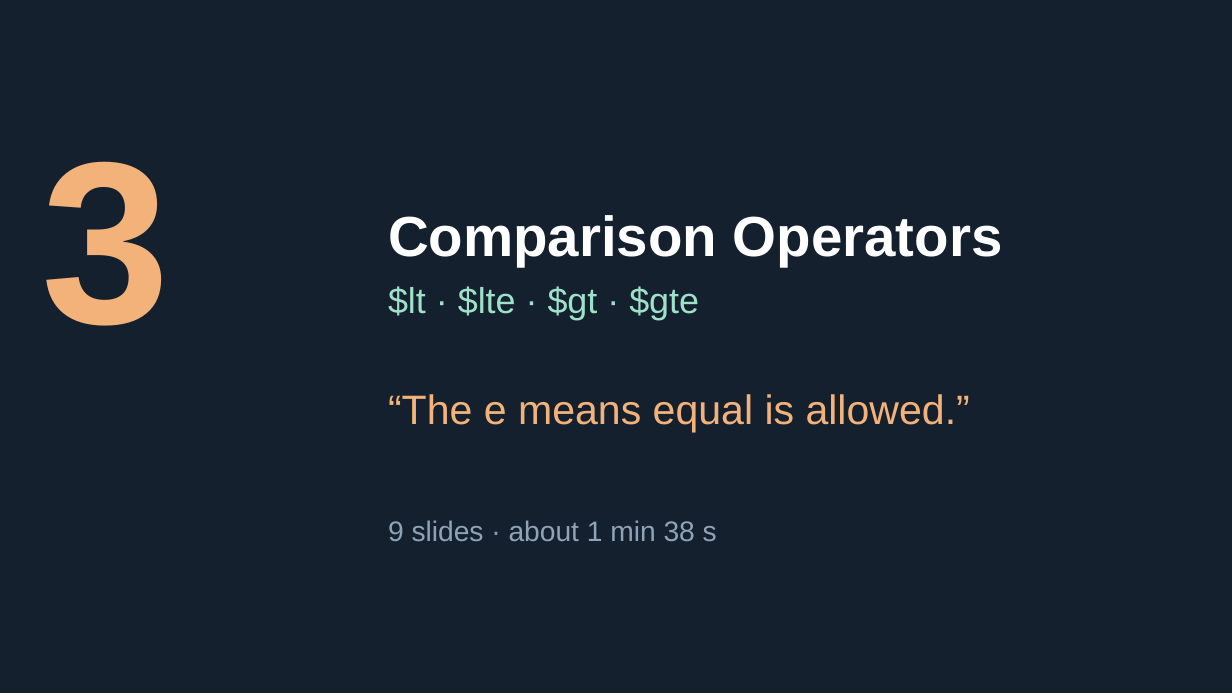
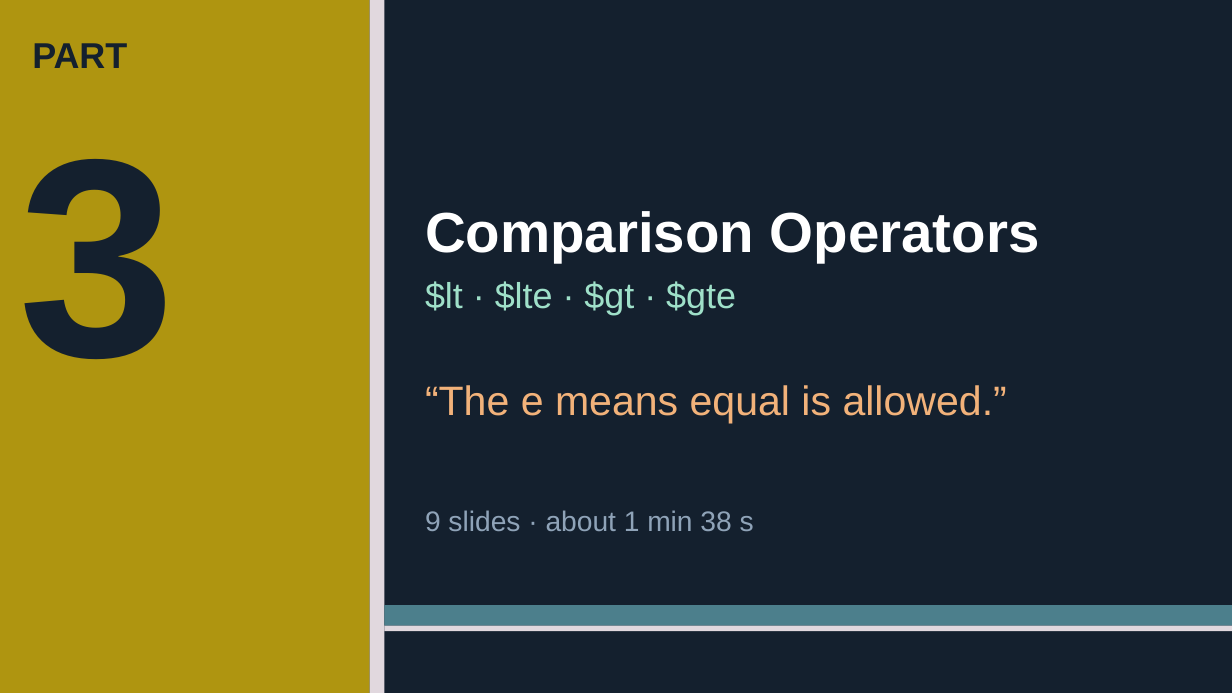
Before and after one commit to Tiredicey/ADBS, a slide deck: slide 40 of 02_GROUP_DECK/ADBS_GROUP_DECK.pptx. Drawn at 1232x693 pixels with LibreOffice and Linux fonts; fonts in the diff are those of the drawing. Boxes give left, top, right and bottom in pixels: in the first picture for what was removed or moved away, otherwise in the second. Text is boxed around its words. In the diff, an @@ line names an element or a change of style, - is before the commit and + after.

Commit message:
Bebop-style part dividers: flat colour blocks measured from the uploaded opening (contrast-checked); reference teardown saved

```diff
--- a/02_GROUP_DECK/ADBS_GROUP_DECK.pptx
+++ b/02_GROUP_DECK/ADBS_GROUP_DECK.pptx
@@ rectangle added at (0, 0, 370, 693), fill #AF9510 @@
@@ rectangle added at (370, 0, 384, 693), fill #E1D8DE @@
@@ text added at (32, 43, 127, 68), 28 pt, text #14202E, bold @@
+PART
@@ text "Comparison Operators": place and size @@
-text "Comparison Operators" at (388, 215, 1003, 267)
+text "Comparison Operators" at (425, 211, 1040, 262)
@@ text "3": place and size @@
-text "3" at (42, 161, 170, 326)
+text "3" at (18, 159, 175, 359)
@@ text "3" at (18, 159, 175, 359): size 180 to 220 pt, text colour #F2B27A to #14202E @@
@@ text "$lt · $lte · $gt ...": place and size @@
-text "$lt · $lte · $gt ..." at (388, 286, 699, 320)
+text "$lt · $lte · $gt ..." at (425, 281, 736, 315)
@@ text "“The e means equal is ...": place and size @@
-text "“The e means equal is ..." at (388, 394, 970, 432)
+text "“The e means equal is ..." at (425, 385, 1007, 423)
@@ text "9 slides · about 1 ...": place and size @@
-text "9 slides · about 1 ..." at (388, 520, 717, 541)
+text "9 slides · about 1 ..." at (425, 510, 754, 531)
@@ rectangle added at (384, 605, 1232, 626), fill #4C7F8C @@
@@ rectangle added at (384, 626, 1232, 631), fill #E1D8DE @@
```
Also in this commit, not shown: 7 other slides changed, 4 other files.
